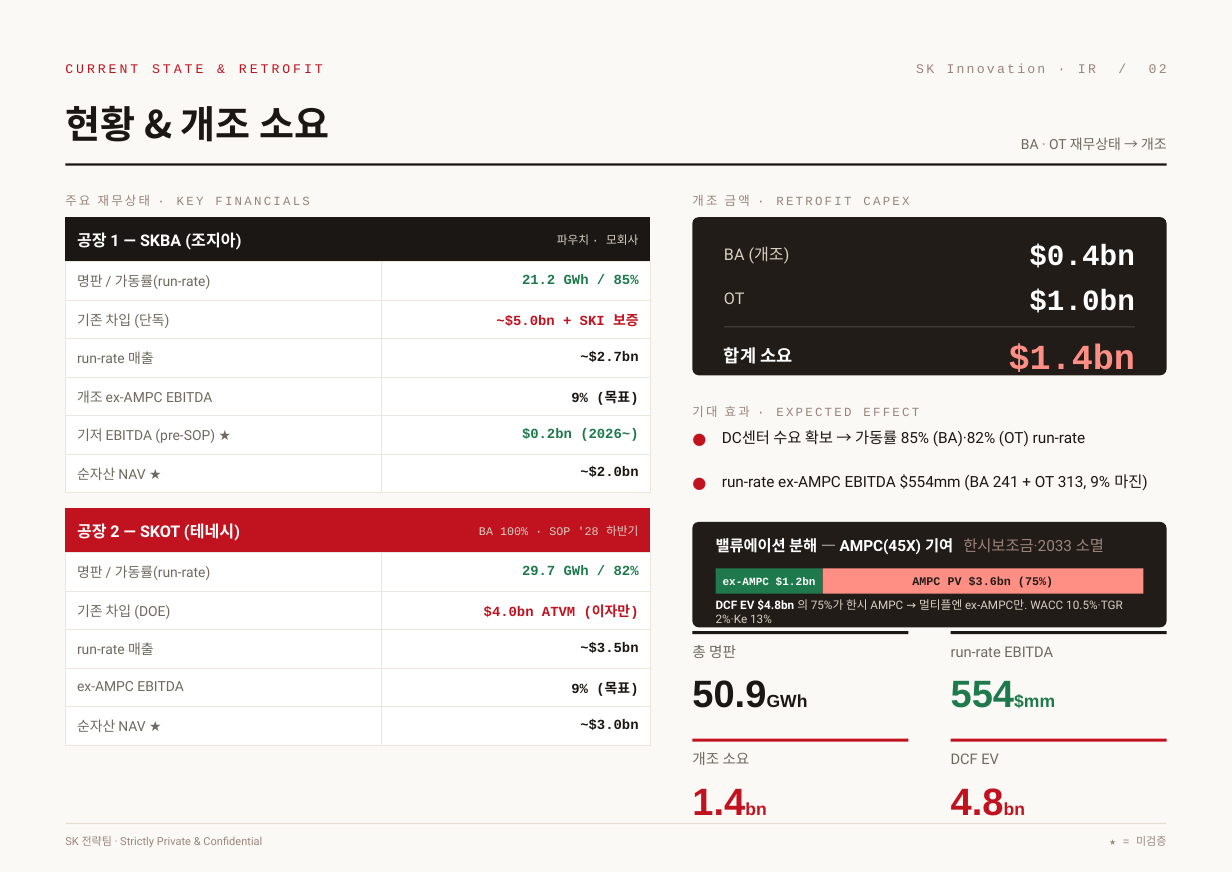
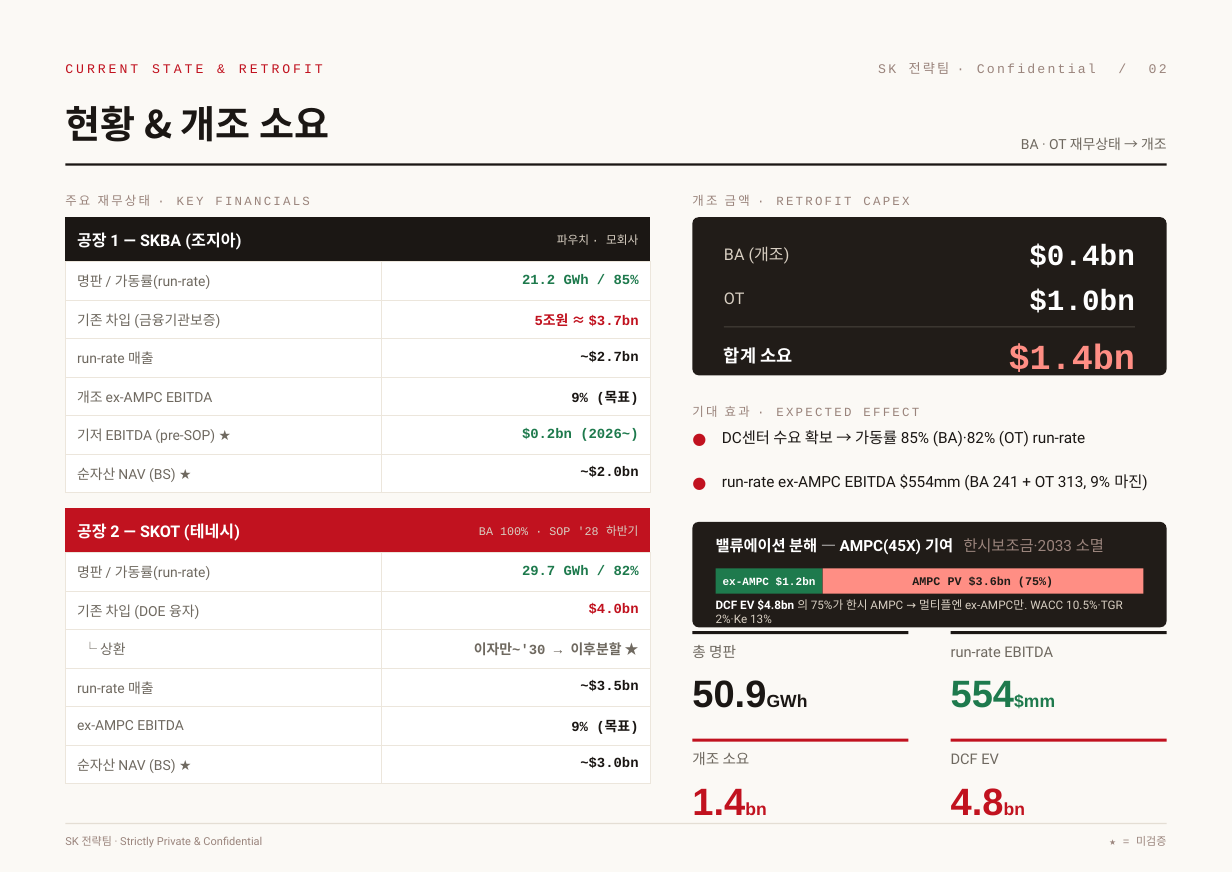
Before and after one commit to ljmcoal-gif/bm-x7k2, a slide deck: slide 2 of sk_valuation_project/output/SK_Funding_v3_editable.pptx. Drawn at 1232x872 pixels with LibreOffice and Linux fonts; fonts in the diff are those of the drawing. Boxes give left, top, right and bottom in pixels: in the first picture for what was removed or moved away, otherwise in the second. Text is boxed around its words. In the diff, an @@ line names an element or a change of style, - is before the commit and + after.

```diff
--- a/sk_valuation_project/output/SK_Funding_v3_editable.pptx
+++ b/sk_valuation_project/output/SK_Funding_v3_editable.pptx
@@ text at (878, 62, 1167, 74): text changed @@
-SK Innovation · IR / 02
+SK 전략팀 · Confidential / 02
@@ table at (65, 261, 650, 541) @@
-row 2, column 1: 기존 차입 (단독)
+row 2, column 1: 기존 차입 (금융기관보증)
-row 2, column 2: ~$5.0bn + SKI 보증
+row 2, column 2: 5조원 ≈ $3.7bn
-row 6, column 1: 순자산 NAV ★
+row 6, column 1: 순자산 NAV (BS) ★
@@ table at (65, 552, 650, 777) @@
-row 2: 기존 차입 (DOE) | $4.0bn ATVM (이자만)
+row 2: 기존 차입 (DOE 융자) | $4.0bn
+row 3: └ 상환 | 이자만~'30 → 이후분할 ★
-row 6, column 1: 순자산 NAV ★
+row 6, column 1: 순자산 NAV (BS) ★
```
Also in this commit, not shown: 3 other slides changed, 4 other files.
